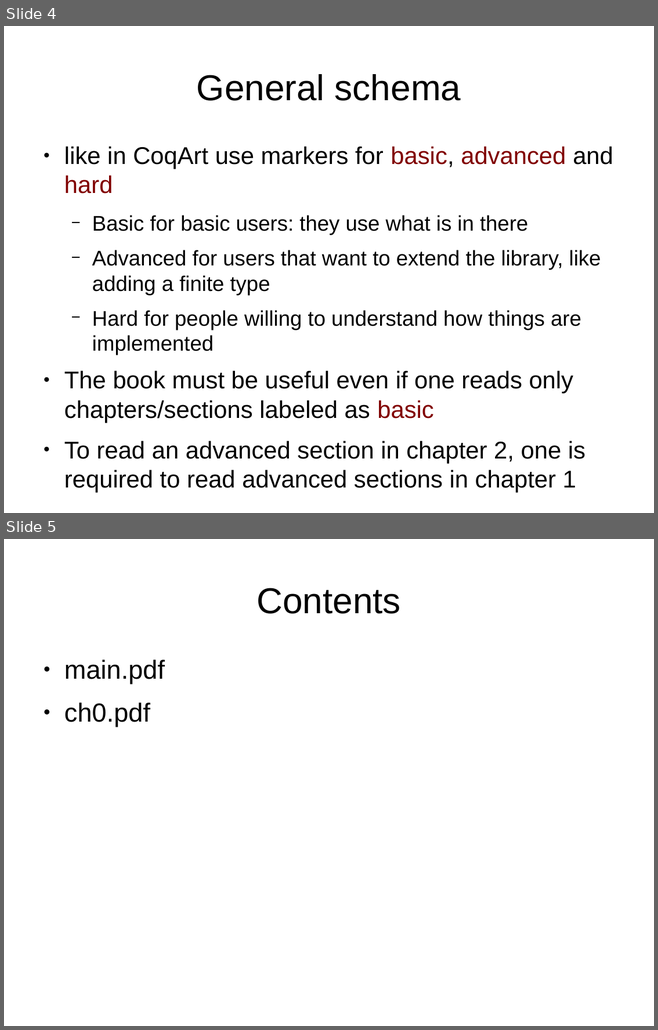
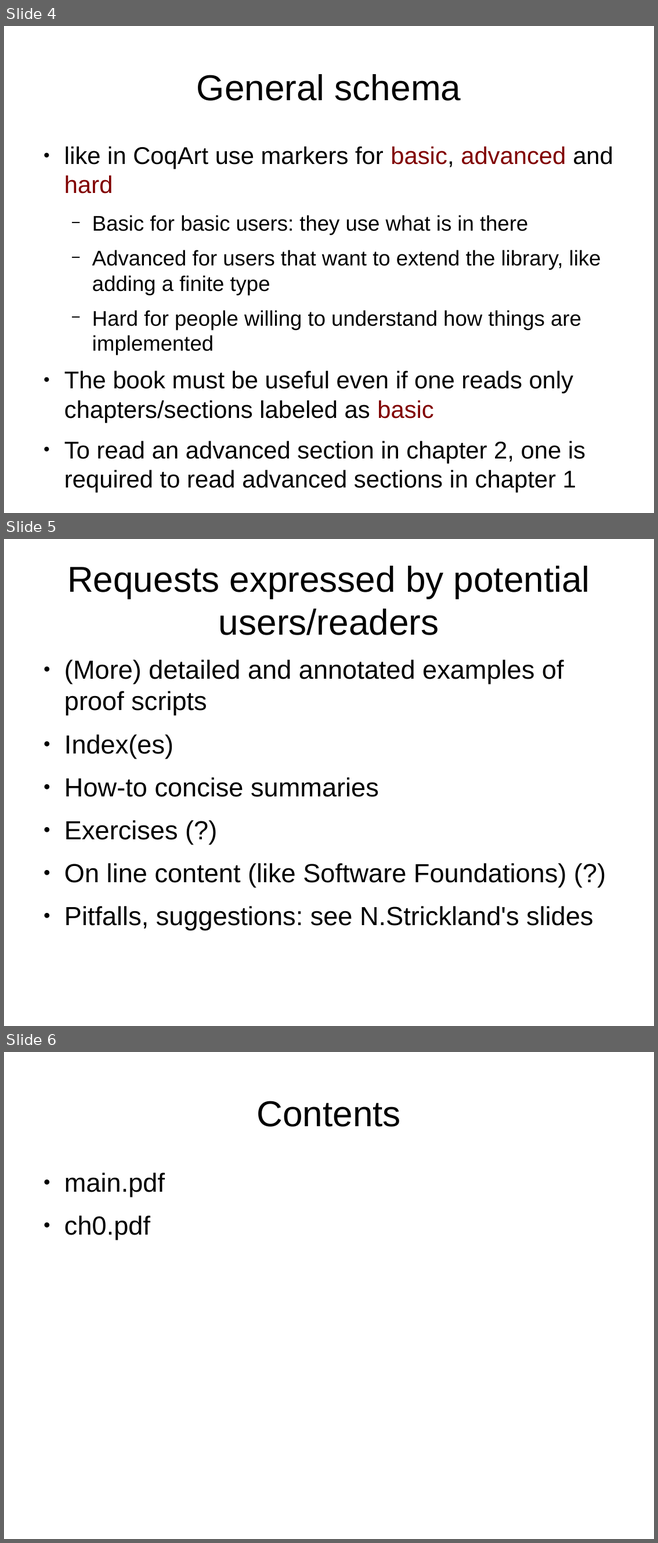
Before and after one commit to math-comp/mcb, a slide deck: slides/meeting1.odp. Shown one above the other, each under a label of ours: slides 4 and 5 before the commit, slides 4, 5 and 6 after it. The pictures are 658x1030 and 658x1543 pixels, drawn with LibreOffice and Linux fonts; fonts in the diff are those of the drawing. Boxes give left, top, right and bottom in pixels: in the first picture for what was removed or moved away, otherwise in the second. Text is boxed around its words. In the diff, an @@ line names an element or a change of style, - is before the commit and + after.

Commit message:
One more slides on the shape of the content

```diff
--- a/slides/meeting1.odp
+++ b/slides/meeting1.odp
@@ slide 5 added at [4,539,654,1026], background #FFFFFF @@
@@ title added at [67,566,590,635], 44 pt, text #000000 @@
+Requests expressed by potential users/readers
@@ text added at [64,660,593,931], 32 pt, text #000000 @@
+● (More) detailed and annotated examples of proof scripts
+● Index(es)
+● How-to concise summaries
+● Exercises (?)
+● On line content (like Software Foundations) (?)
+● Pitfalls, suggestions: see N.Strickland's slides
@@ what was slide 5 is now slide 6 @@
```
